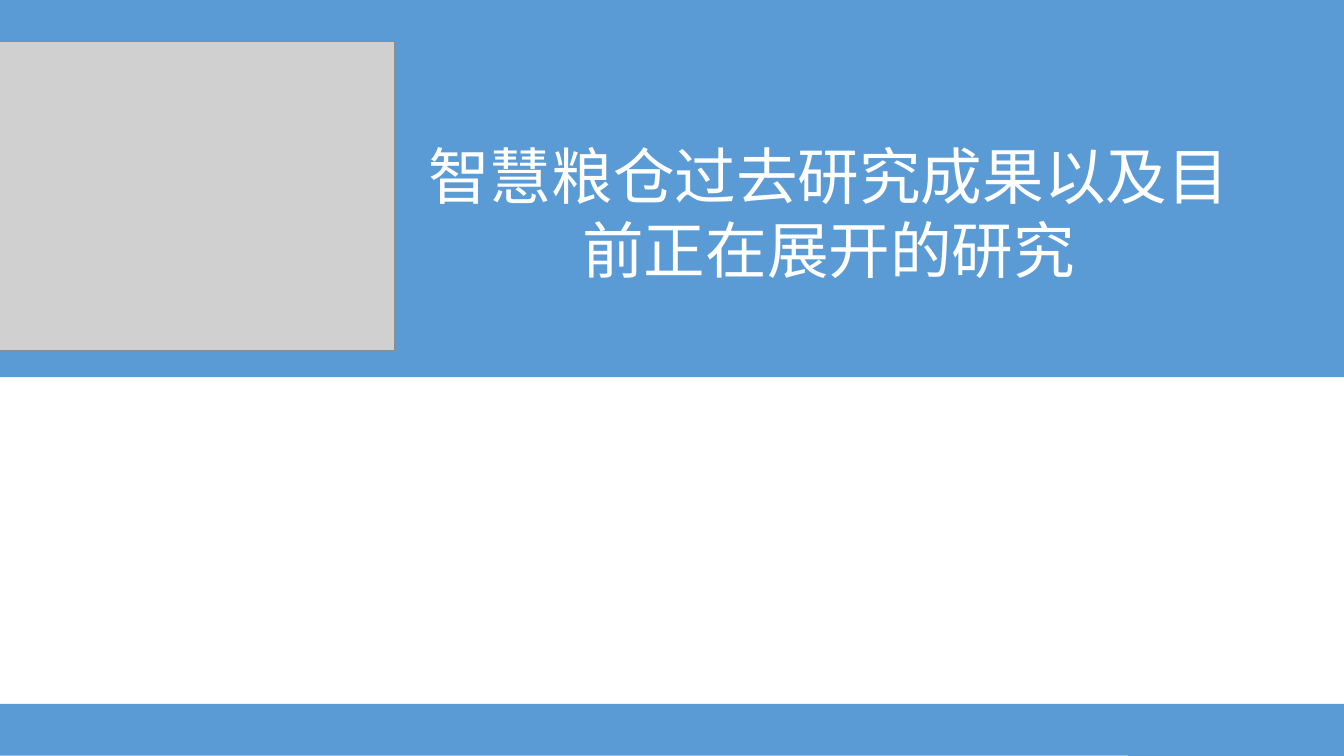
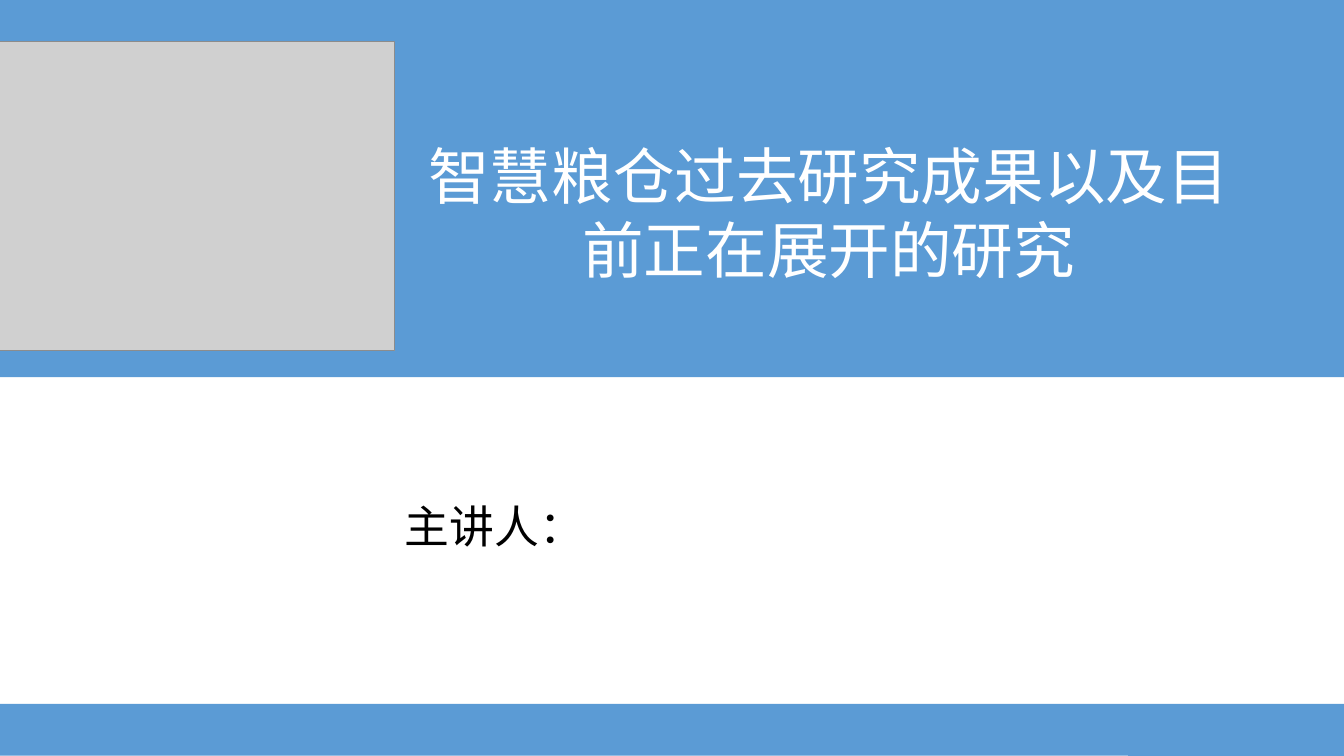
Before and after one commit to yangkaigithub/scada-task, a slide deck: slide 1 of 文档/毕设答辩.ppt. Drawn at 1344x756 pixels with LibreOffice and Linux fonts; fonts in the diff are those of the drawing; grey boxes stand for pictures. Boxes give left, top, right and bottom in pixels: in the first picture for what was removed or moved away, otherwise in the second. Text is boxed around its words. In the diff, an @@ line names an element or a change of style, - is before the commit and + after.

Commit message:
10点23分

```diff
--- a/文档/毕设答辩.ppt
+++ b/文档/毕设答辩.ppt
@@ text added at [405, 505, 584, 547], 32 pt, text #000000 @@
+主讲人：
```
Also in this commit, not shown: 2 slides added, 1 slide removed.
